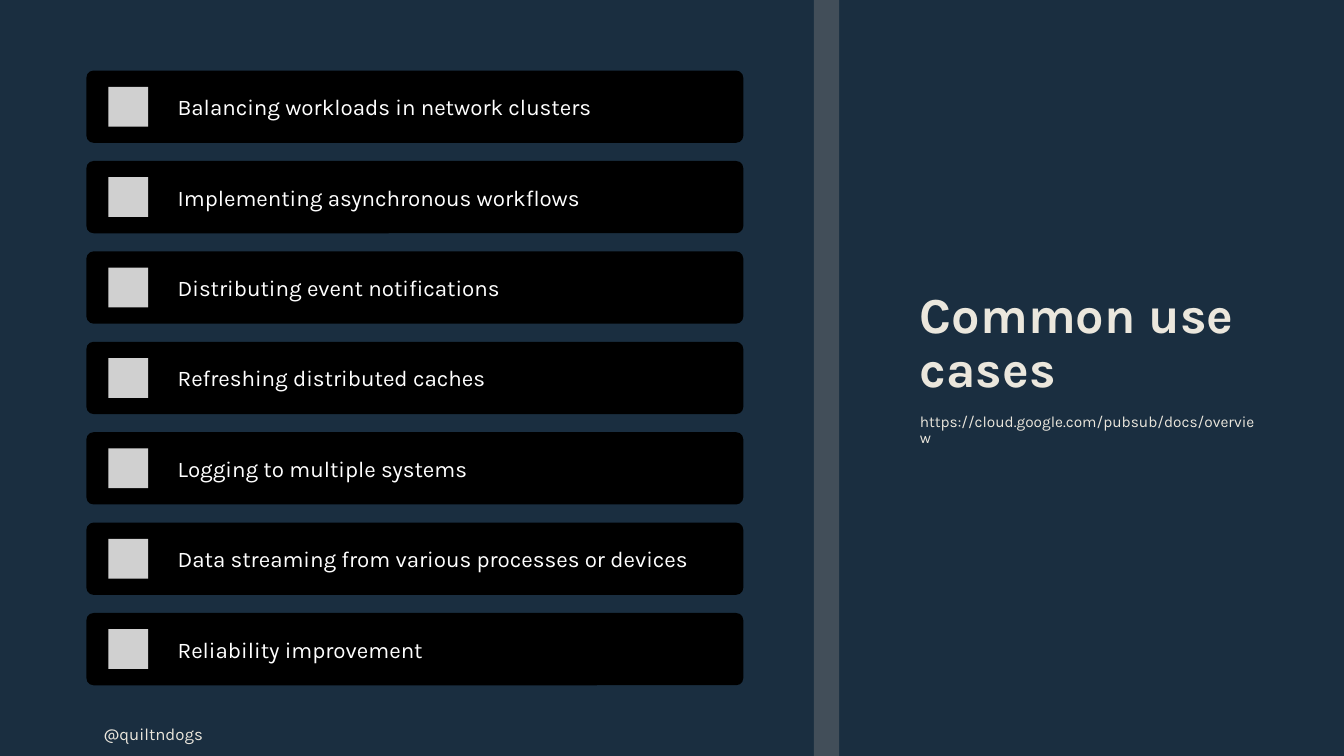
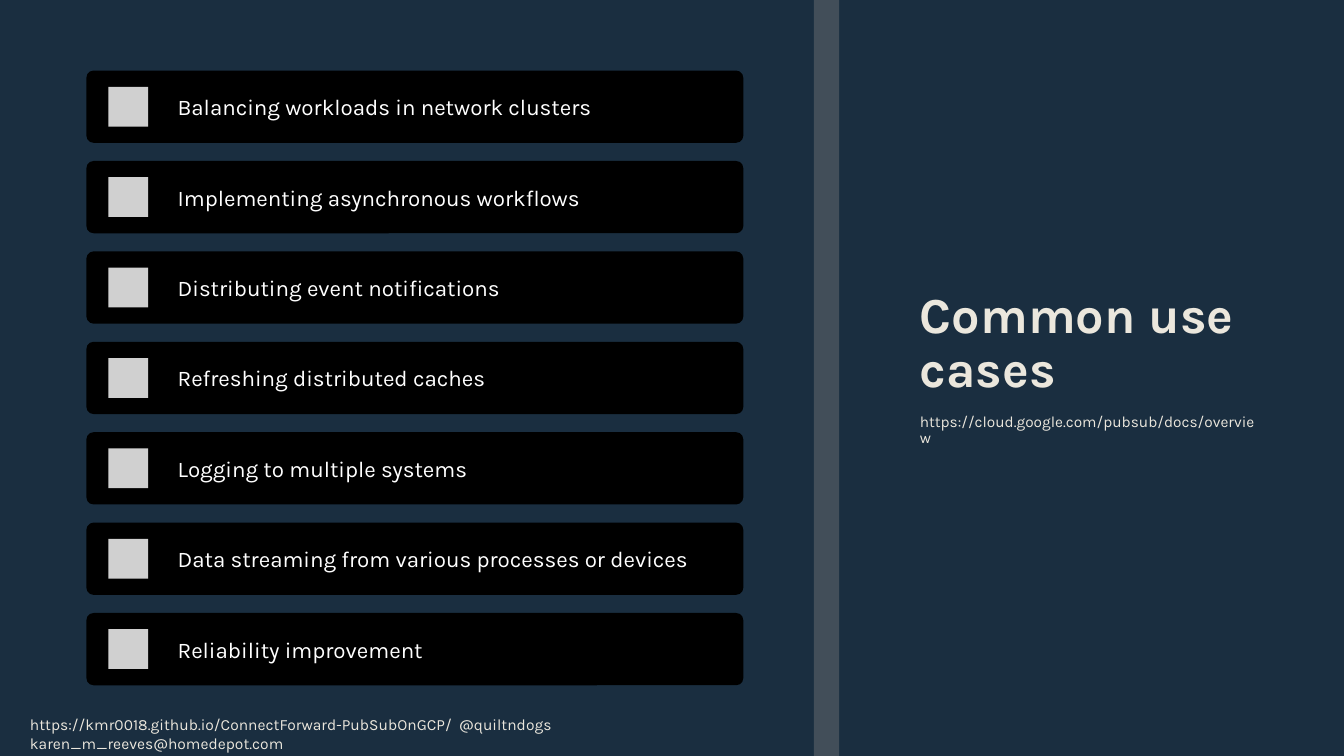
Before and after one commit to kmr0018/ConnectForward-PubSubOnGCP, a slide deck: slide 6 of PubSubGcpPresentation.pptx. Drawn at 1344x756 pixels with LibreOffice and Linux fonts; fonts in the diff are those of the drawing; grey boxes stand for pictures. Boxes give left, top, right and bottom in pixels: in the first picture for what was removed or moved away, otherwise in the second. Text is boxed around its words. In the diff, an @@ line names an element or a change of style, - is before the commit and + after.

```diff
--- a/PubSubGcpPresentation.pptx
+++ b/PubSubGcpPresentation.pptx
@@ text at bbox=[30, 718, 551, 753]: text changed; size 12 to 11.1 pt @@
-@quiltndogs
+https://kmr0018.github.io/ConnectForward-PubSubOnGCP/ @quiltndogs karen_m_reeves@homedepot.com
```
Also in this commit, not shown: 14 other slides changed, 2 slides added, 1 slide removed, 1 other file.
